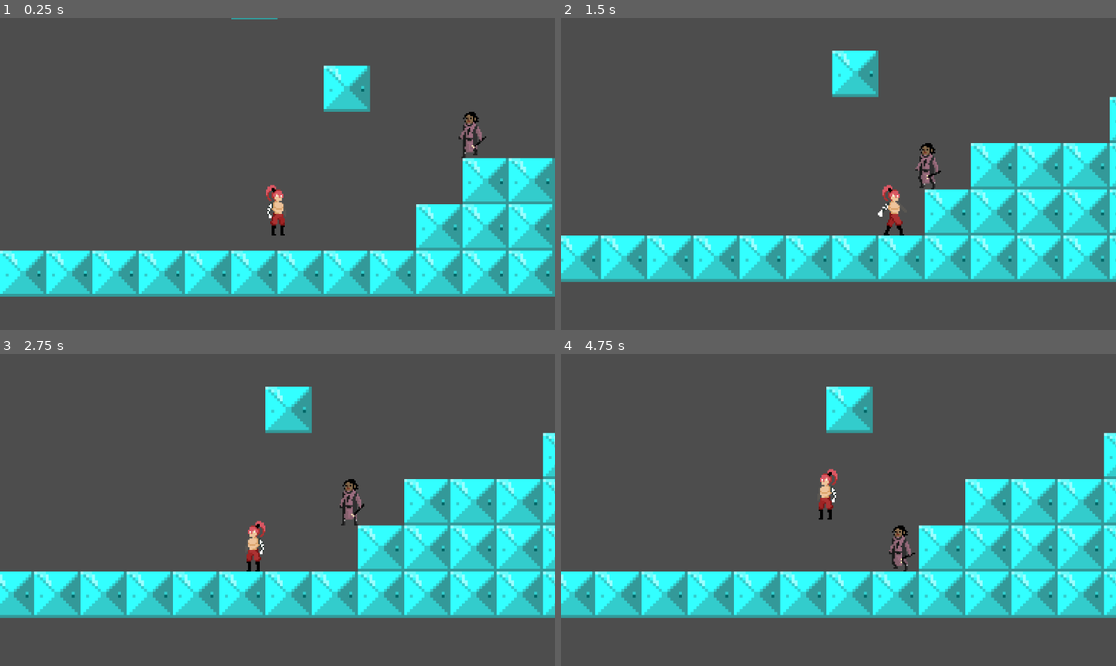
Above: before the commit, frames 1-4 (two rows, left to right).
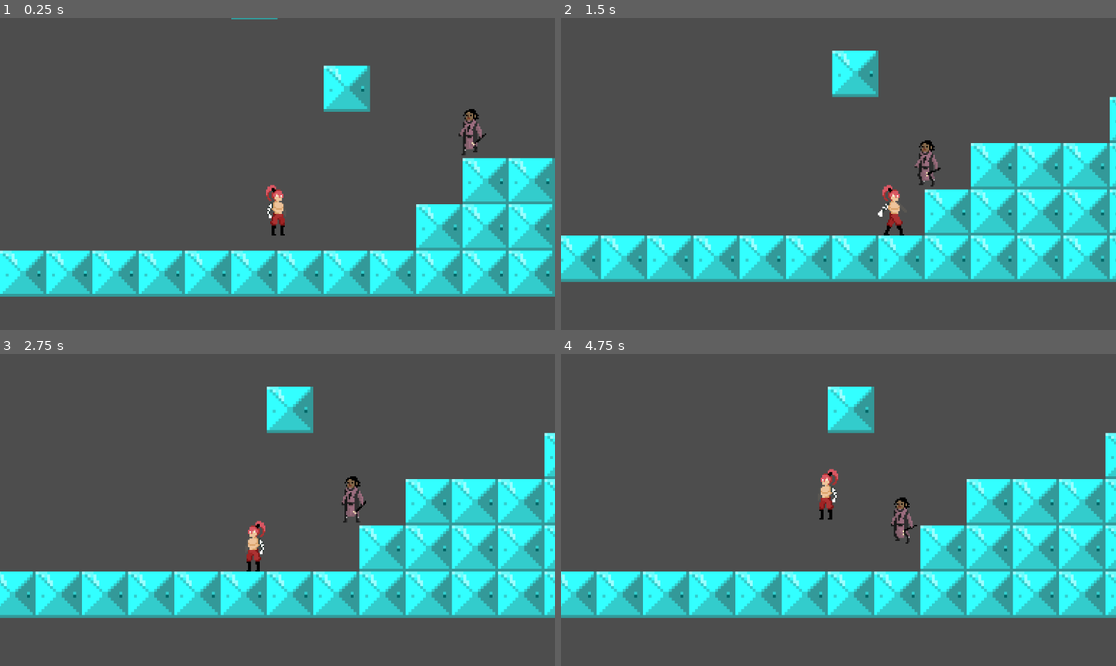
Above: after the commit, the same moments.

Repository: SHKHOR/tset
Game: Godot game, scene res://test/test.tscn
Two runs of this game, one before a commit and one after it. Both use one fixed random seed, a clock stepped at 60 frames per second and the inputs below. This scene is started directly instead of the project's main scene.
Inputs (mouse positions are in pixels of both pictures, inside the frame that each line leads up to):
- Up to frame 1 (0.25 s): no input
- Up to frame 2 (1.5 s): move the mouse to (960, 158) at 0.52 s; hold D (right) from 0.53 s (still down); tap F (Dash) at 0.6, 1.35 s; tap Space (jump) at 0.77 s; move the mouse to (727, 189) at 1.27 s
- Up to frame 3 (2.75 s): tap Space (jump) at 1.52 s; move the mouse to (333, 441) at 2.02 s; release D (right) at 2.03 s; hold A (left) from 2.03 s (still down); tap F (Dash) at 2.1 s
- Up to frame 4 (4.75 s): move the mouse to (810, 572) at 2.77 s; release A (left) at 2.78 s; hold D (right) 2.78-4.28 s; tap F (Dash) at 2.85, 3.6, 4.35 s; tap Space (jump) at 3.02, 3.77, 4.52 s; move the mouse to (1005, 556) at 3.52 s; move the mouse to (672, 463) at 4.27 s; hold A (left) from 4.28 s (still down)

The runs differ from the first frame. In frame 1, 0.3% of the frame differs, in the area x 82-88%, y 29-45%; in frame 2, 0.3%; in frame 3, 4.3%; in frame 4, 4.7%, in the area x 0-100%, y 10-84%.

Commit message:
new

Diff:
--- a/Test_enemy.gd
+++ b/Test_enemy.gd
@@ -4,7 +4,7 @@
 var player_chase = false
 var player = null
 
-@export var health : float = 100
+@export var health_enemy: float = 100
 var player_in_attack_zone = false
 var can_take_damage = true
 
@@ -54,14 +54,18 @@
 func deal_with_damage():
 	if player_in_attack_zone and global.player_current_attack == true:
 		if can_take_damage == true:
-			health = health - 10
+			health_enemy += -10
 			$take_damage_cooldown.start()
 			can_take_damage = false
-			print("enemy health = ", health)
-			if health <= 0:
+			print("enemy health = ", health_enemy)
+			if health_enemy <= 0:
 				print("dead")
 				self.queue_free()
 
 
 func _on_take_damage_cooldown_timeout():
 	can_take_damage = true
+
+
+func _on_areakill_body_exited(body):
+	health_enemy += -10
--- a/test/test.tscn
+++ b/test/test.tscn
@@ -423,11 +423,8 @@
 physics_layer_0/collision_layer = 1
 sources/0 = SubResource("TileSetAtlasSource_mgppl")
 
-[sub_resource type="RectangleShape2D" id="RectangleShape2D_1t0bj"]
-size = Vector2(20, 33)
-
-[sub_resource type="RectangleShape2D" id="RectangleShape2D_chrm2"]
-size = Vector2(128.5, 32)
+[sub_resource type="CircleShape2D" id="CircleShape2D_c8f7v"]
+radius = 29.0172
 
 [sub_resource type="RectangleShape2D" id="RectangleShape2D_otw2r"]
 size = Vector2(2832.88, 112)
@@ -479,19 +476,10 @@
 [node name="Test_enemy" parent="." instance=ExtResource("7_7t345")]
 position = Vector2(143, -16)
 
-[node name="teleport" type="Area2D" parent="Test_enemy"]
-position = Vector2(-143, 16)
-
-[node name="teleport" type="CollisionShape2D" parent="Test_enemy/teleport"]
-position = Vector2(163, -16)
-shape = SubResource("RectangleShape2D_1t0bj")
-one_way_collision_margin = 0.0
-
-[node name="teleport zone" type="Area2D" parent="."]
-
-[node name="teleport zone" type="CollisionShape2D" parent="teleport zone"]
-position = Vector2(143.75, -17)
-shape = SubResource("RectangleShape2D_chrm2")
+[node name="Areakill" type="Area2D" parent="Test_enemy"]
+
+[node name="CollisionShape2D" type="CollisionShape2D" parent="Test_enemy/Areakill"]
+shape = SubResource("CircleShape2D_c8f7v")
 
 [node name="deadzone" type="Area2D" parent="."]
 
@@ -509,7 +497,7 @@
 [connection signal="sprite_frames_changed" from="Mage/AnimatedSprite2D" to="Mage" method="_on_animated_sprite_2d_sprite_frames_changed"]
 [connection signal="timeout" from="Mage/Dash_Cooldown" to="Mage" method="_on_dash_cooldown_timeout"]
 [connection signal="timeout" from="Mage/Dash_Cooldown" to="Mage/Dash_Cooldown" method="_on_timeout"]
-[connection signal="body_entered" from="Test_enemy/teleport" to="Mage" method="_on_teleport_body_entered"]
-[connection signal="body_entered" from="teleport zone" to="Mage" method="_on_teleport_zone_body_entered"]
+[connection signal="body_exited" from="Test_enemy/Areakill" to="Mage" method="_on_areakill_body_exited"]
+[connection signal="body_exited" from="Test_enemy/Areakill" to="Test_enemy" method="_on_areakill_body_exited"]
 [connection signal="body_entered" from="deadzone" to="Mage" method="_on_area_2d_body_entered"]
 [connection signal="body_entered" from="freefall" to="Mage" method="_on_freefall_body_entered"]
--- a/test_enemy.tscn
+++ b/test_enemy.tscn
@@ -241,8 +241,8 @@
 [sub_resource type="CircleShape2D" id="CircleShape2D_wcnxm"]
 radius = 46.0109
 
-[sub_resource type="RectangleShape2D" id="RectangleShape2D_uyixg"]
-size = Vector2(20, 33)
+[sub_resource type="RectangleShape2D" id="RectangleShape2D_nsc3y"]
+size = Vector2(22, 36)
 
 [node name="Test_enemy" type="CharacterBody2D"]
 script = ExtResource("1_78ybf")
@@ -259,8 +259,7 @@
 shape = SubResource("CircleShape2D_wcnxm")
 
 [node name="CollisionShape2D" type="CollisionShape2D" parent="."]
-position = Vector2(0, -0.5)
-shape = SubResource("RectangleShape2D_uyixg")
+shape = SubResource("RectangleShape2D_nsc3y")
 
 [connection signal="body_entered" from="detection_area" to="." method="_on_detection_area_body_entered"]
 [connection signal="body_exited" from="detection_area" to="." method="_on_detection_area_body_exited"]
Not shown: 1 places in test/test.tscn that only renumber resources
